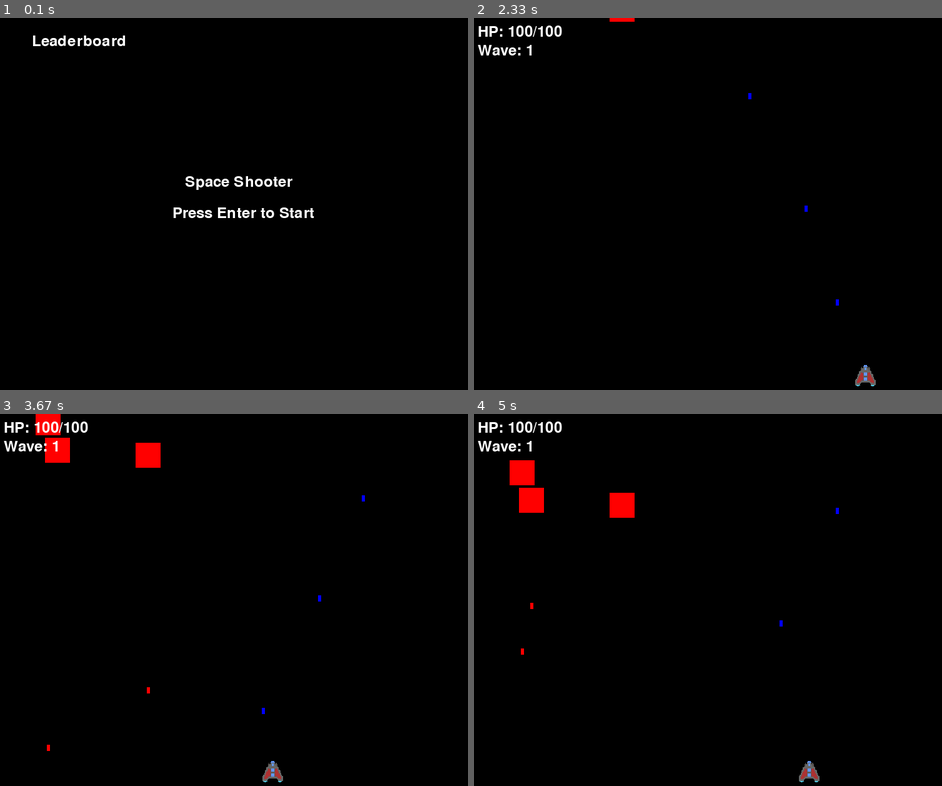
Above: before the commit, frames 1-4 (two rows, left to right).
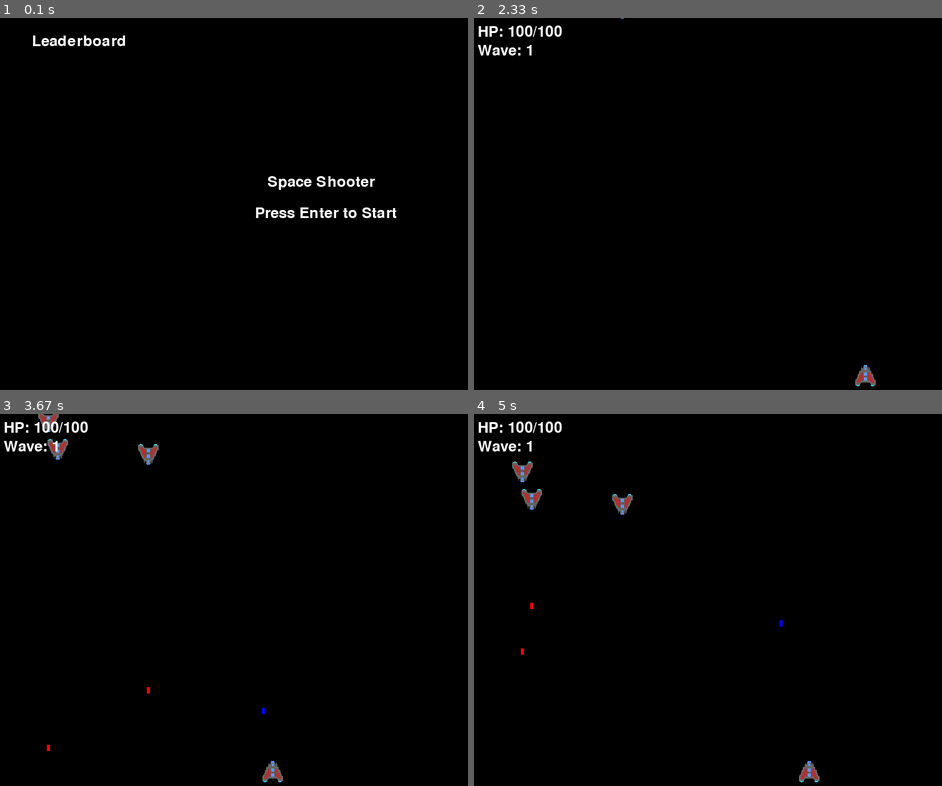
Above: after the commit, the same moments.

Repository: aristophanivan/PygameProject
Game: pygame game, started from main.py
Two runs of this game, one before a commit and one after it. Both use one fixed random seed, a clock stepped at 60 frames per second and the inputs below.
Inputs:
- Up to frame 1 (0.1 s): no input
- Up to frame 2 (2.33 s): tap Enter at 0.33, 1 s; type "ann" at 0.67 s; tap Space at 1.22, 1.62, 1.92, 2.17 s; hold Right 1.55-2.02 s; hold Right from 2.1 s (still down)
- Up to frame 3 (3.67 s): tap Space at 2.47, 2.67, 2.97, 3.23, 3.53 s; release Right at 2.57 s; hold Left 2.6-3.13 s; hold Left 3.17-3.57 s; hold Right from 3.6 s (still down)
- Up to frame 4 (5 s): tap Space at 3.67, 3.97, 4.33, 4.63, 4.83 s; release Right at 4.23 s; hold Left 4.27-4.73 s; hold Right from 4.77 s (still down)

The runs differ from the first frame. In frame 1, 1.3% of the frame differs, in the area x 36-85%, y 42-54%; in frame 2, less than 0.1%; in frame 3, 1.0%; in frame 4, 1.1%.

Commit message:
final update, as i think

Diff:
--- a/database_setup.py
+++ b/database_setup.py
@@ -1,4 +1,5 @@
 import sqlite3
+
 
 class database():
     def __init__(self):
@@ -19,7 +20,12 @@
         cursor = conn.cursor()
         cursor.execute('''
             INSERT INTO players (name, last_wave) VALUES (?, ?)
-            ON CONFLICT(name) DO UPDATE SET last_wave=excluded.last_wave
+            ON CONFLICT(name)
+            DO UPDATE SET last_wave =
+              CASE
+                WHEN excluded.last_wave > last_wave THEN excluded.last_wave
+                ELSE last_wave
+              END;
         ''', (name, last_wave))
         conn.commit()
         conn.close()
--- a/main.py
+++ b/main.py
@@ -1,20 +1,19 @@
 import pygame
 import random
 from database_setup import database
-
-# Initialize pygame
+import string
+
 pygame.init()
 
-# Screen dimensions
 SCREEN_WIDTH = 800
 SCREEN_HEIGHT = 600
 
-# Colors
 WHITE = (255, 255, 255)
 BLACK = (0, 0, 0)
 RED = (255, 0, 0)
 GREEN = (0, 255, 0)
 BLUE = (0, 0, 255)
+
 
 class Player:
     def __init__(self):
@@ -22,7 +21,7 @@
         self.max_hp = 100
         self.speed = 5
         self.damage = 10
-        self.fire_rate = 1.0  # Fire rate multiplier
+        self.fire_rate = 0.25  # Fire rate multiplier
         self.x = SCREEN_WIDTH // 2
         self.y = SCREEN_HEIGHT - 50
         self.shoot_cooldown = 0  # Cooldown timer for shooting
@@ -47,15 +46,18 @@
     def draw(self, screen):
         screen.blit(self.sprite, (self.x, self.y))
 
+
 class Enemy:
     def __init__(self, wave):
-        self.hp = 10 + wave * 3 // 2
+        self.hp = 10 + wave * 2
         self.speed = 1 + wave // 10
         self.damage = 5 + wave // 2
         self.x = random.randint(0, SCREEN_WIDTH - 40)
         self.y = random.randint(-200, -50)
         self.direction = random.choice([-1, 1])
         self.shoot_cooldown = random.randint(60, 120)
+        self.sprite = pygame.image.load("data/enemy.png")  # Load player sprite
+        self.sprite = pygame.transform.scale(self.sprite, (40, 40))
 
     def move(self):
         if self.y < SCREEN_HEIGHT // 2:
@@ -73,7 +75,8 @@
             self.shoot_cooldown -= 1
 
     def draw(self, screen):
-        pygame.draw.rect(screen, RED, (self.x, self.y, 40, 40))
+        screen.blit(self.sprite, (self.x, self.y))
+
 
 class Bullet:
     def __init__(self, x, y, speed):
@@ -87,6 +90,7 @@
     def draw(self, screen):
         color = BLUE if self.speed < 0 else RED
         pygame.draw.rect(screen, color, (self.x, self.y, 5, 10))
+
 
 class Game:
     def __init__(self):
@@ -96,17 +100,18 @@
         self.font = pygame.font.Font(None, 36)
         self.running = True
         self.wave = 1
-        self.total_enemies = 20
+        self.total_enemies = 10 + self.wave * 2
         self.enemies_killed = 0
         self.enemies = []
         self.player = Player()
         self.player_bullets = []
         self.enemy_bullets = []
         self.state = "menu"  # menu, game, pause, game_over, upgrade, enter_name
-        self.player_name = "enter your name"  # New attribute for player name
+        self.player_name = ""  # New attribute for player name
         self.leaderboard = []  # New attribute for leaderboard
         self.game_over_timer = 0
         self.database = database()
+        self.okay_to_use = list(string.ascii_letters + "_")
 
     def draw_text(self, text, x, y, color=WHITE):
         text_surface = self.font.render(text, True, color)
@@ -158,7 +163,7 @@
         self.player_bullets = []
         self.enemy_bullets = []
         self.enemies = []
-        self.player_name = "enter your name"
+        self.player_name = ""
 
     def upgrade_menu(self):
         self.screen.fill(BLACK)
@@ -198,23 +203,23 @@
                         self.apply_upgrade(event.key)
                         self.state = "game"
                     if self.state == "enter_name":
-                        if event.key == pygame.K_RETURN and self.player_name != "enter your name":
+                        if event.key == pygame.K_RETURN and self.player_name:
                             self.state = "game"  # Transition back to menu after entering name
                         elif event.key == pygame.K_BACKSPACE:
                             self.player_name = self.player_name[:-1]
-                        else:
+                        elif event.unicode in self.okay_to_use:
                             self.player_name += event.unicode
 
             if self.state == "menu":
                 data = self.database.get_player_progress()
-                self.draw_text("Space Shooter", SCREEN_WIDTH // 2 - 100, SCREEN_HEIGHT // 2 - 50)
-                self.draw_text("Press Enter to Start", SCREEN_WIDTH // 2 - 120, SCREEN_HEIGHT // 2)
+                self.draw_text("Space Shooter", SCREEN_WIDTH // 3 * 2 - 100, SCREEN_HEIGHT // 2 - 50)
+                self.draw_text("Press Enter to Start", SCREEN_WIDTH // 3 * 2 - 120, SCREEN_HEIGHT // 2)
                 self.draw_text("Leaderboard", SCREEN_WIDTH // 10 - 25, SCREEN_HEIGHT // 8 - 50)
-                items = list(data.items())  # Преобразуем пары (ключ, значение) в список
+                items = list(data.items())
                 for i in range(len(items)):
                     key, value = items[i]
                     self.draw_text(str(key), 10, SCREEN_HEIGHT // 8 + i * 100)
-                    self.draw_text(str(value), 210, SCREEN_HEIGHT // 8 + i * 100)
+                    self.draw_text(f"{str(value)} waves", 210, SCREEN_HEIGHT // 8 + i * 100)
 
             elif self.state == "game":
                 keys = pygame.key.get_pressed()
@@ -258,7 +263,7 @@
                 self.draw_text(f"Wave: {self.wave}", 10, 40)
 
                 if self.player.hp <= 0:
-                    self.database.save_player_progress(self.player_name, self.wave - 1)
+                    self.database.save_player_progress(self.player_name, self.wave)
                     self.state = "game_over"
                     self.game_over_timer = pygame.time.get_ticks()
 
@@ -276,15 +281,18 @@
                     self.state = "menu"
                 else:
                     self.draw_text("Game Over", SCREEN_WIDTH // 2 - 100, SCREEN_HEIGHT // 2 - 50)
-                    self.draw_text(f"Returning to menu in {10 - int(elapsed_time)} seconds", SCREEN_WIDTH // 2 - 200, SCREEN_HEIGHT // 2)
+                    self.draw_text(f"Returning to menu in {10 - int(elapsed_time)} seconds", SCREEN_WIDTH // 2 - 200,
+                                   SCREEN_HEIGHT // 2)
             elif self.state == "enter_name":
                 self.draw_text("Enter your name:", SCREEN_WIDTH // 2 - 100, SCREEN_HEIGHT // 2 - 50)
-                self.draw_text(self.player_name, SCREEN_WIDTH // 2 - 100, SCREEN_HEIGHT // 2)
+                if (self.player_name != ""):
+                    self.draw_text(self.player_name, SCREEN_WIDTH // 2 - 100, SCREEN_HEIGHT // 2)
 
             pygame.display.flip()
             self.clock.tick(60)
 
         pygame.quit()
+
 
 if __name__ == "__main__":
     game = Game()
Binary file added: data/enemy.png
Not shown, changed: .gitignore
